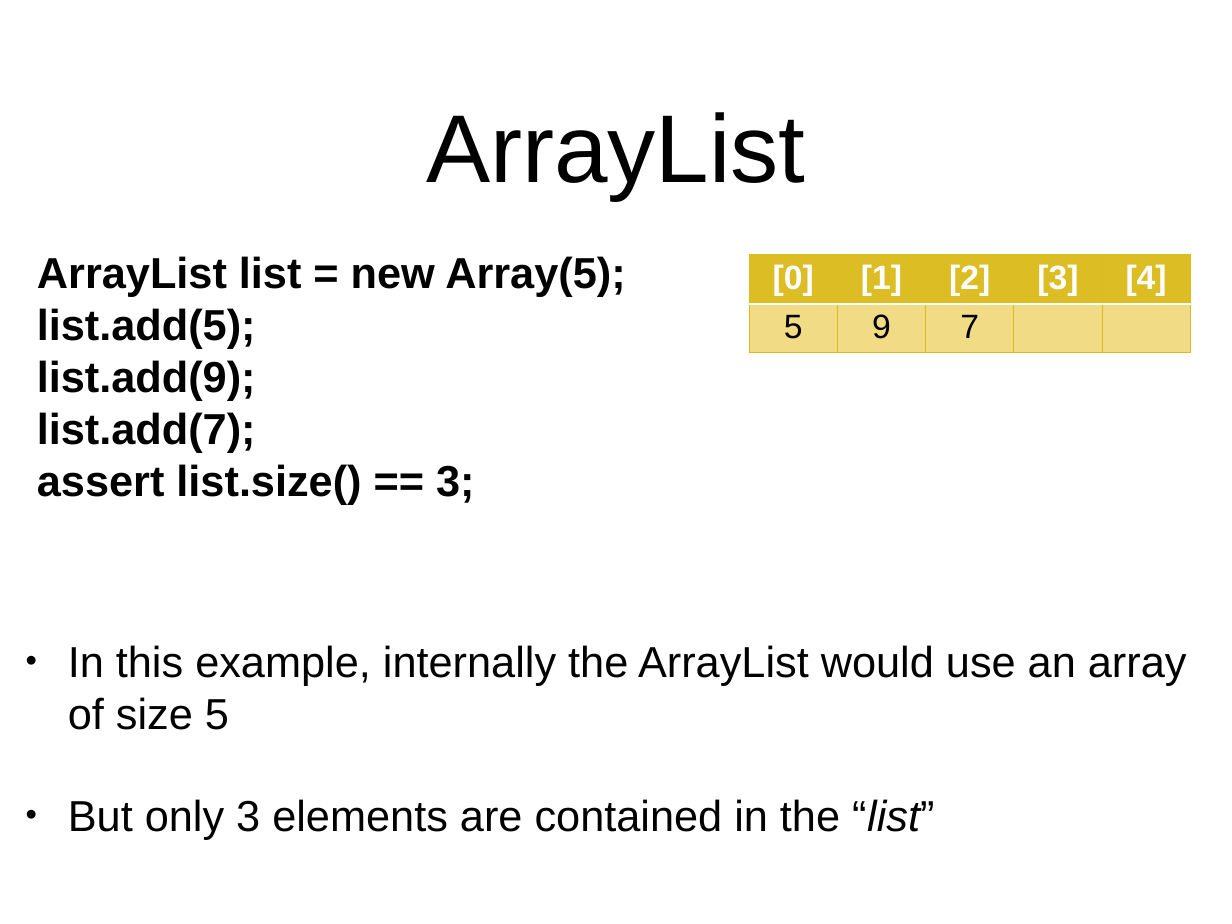
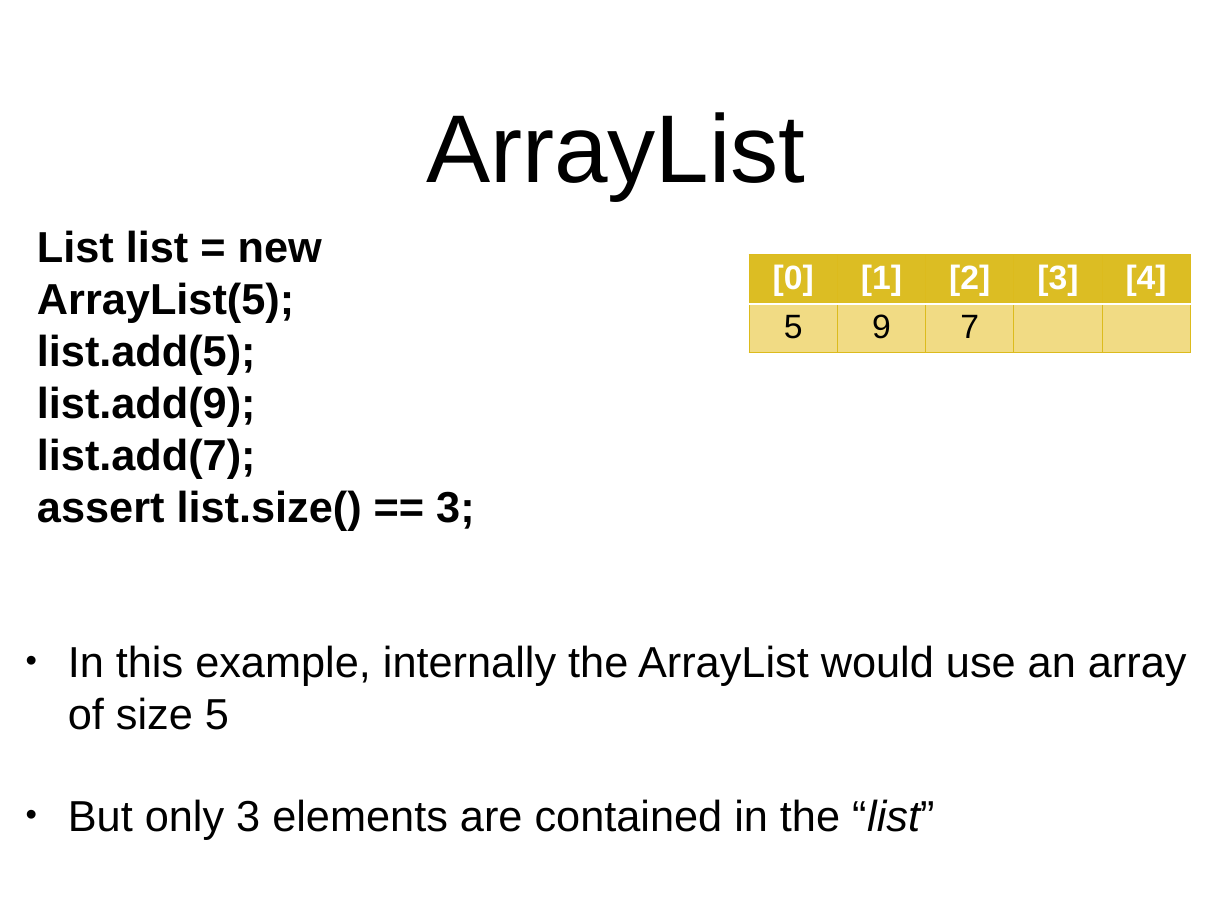
Before and after one commit to arcuri82/algorithms, a slide deck: slide 32 of docs/slides/01/01_intro.pptx. Drawn at 1232x924 pixels with LibreOffice and Linux fonts; fonts in the diff are those of the drawing. Boxes give left, top, right and bottom in pixels: in the first picture for what was removed or moved away, otherwise in the second. Text is boxed around its words. In the diff, an @@ line names an element or a change of style, - is before the commit and + after.

```diff
--- a/docs/slides/01/01_intro.pptx
+++ b/docs/slides/01/01_intro.pptx
@@ text at bbox=[37, 230, 322, 323]: text changed @@
-ArrayList list = new Array(5);
+List list = new ArrayList(5);
```
Also in this commit, not shown: 1 other slide changed, 1 other file.
